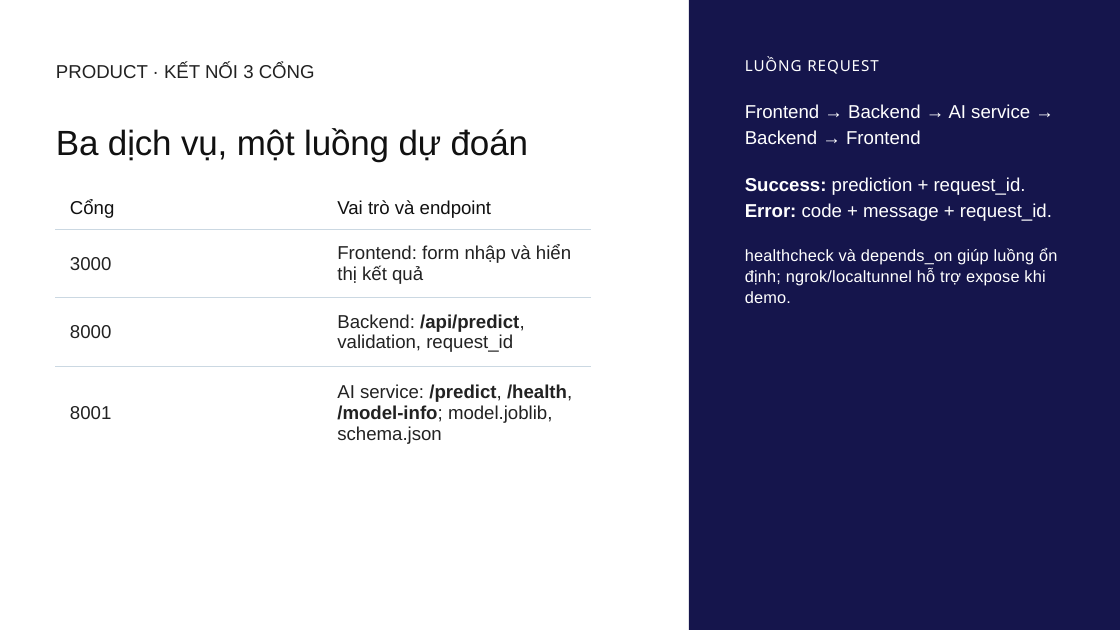
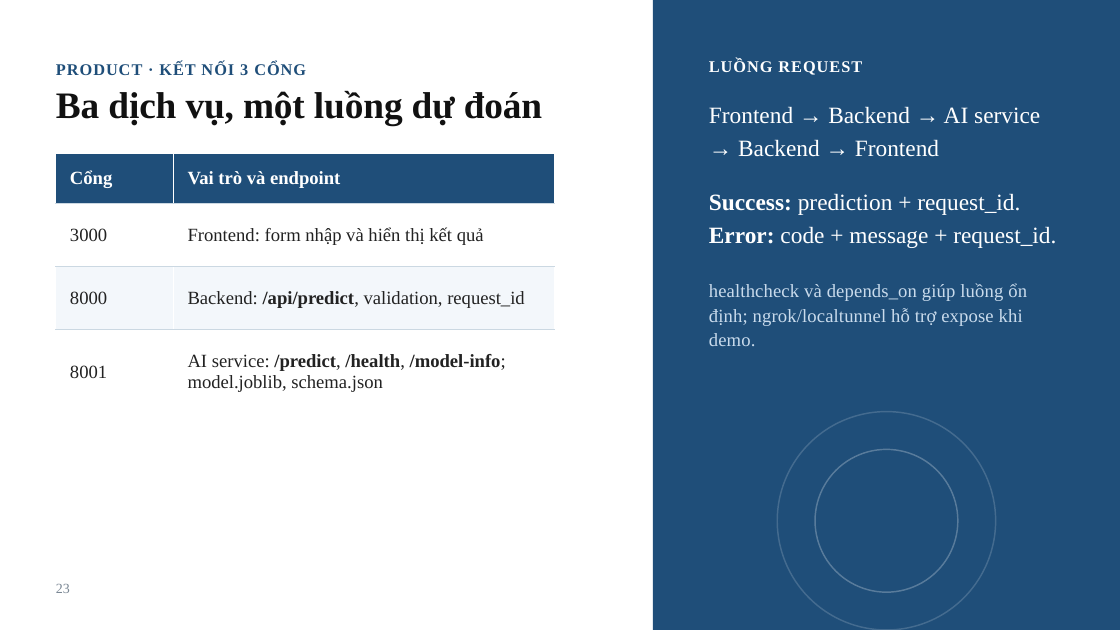
Before and after one commit to hiudz377/02_10123298_10123135_DuDoanKhaNangTrungTuyenSauDaiHoc, a slide deck: slide 23 of docs/slide.pptx. Drawn at 1120x630 pixels with LibreOffice and Linux fonts; fonts in the diff are those of the drawing; background and template pictures are left out. Boxes give left, top, right and bottom in pixels: in the first picture for what was removed or moved away, otherwise in the second. Text is boxed around its words. In the diff, an @@ line names an element or a change of style, - is before the commit and + after.

```diff
--- a/docs/slide.pptx
+++ b/docs/slide.pptx
@@ rectangle: place and size @@
-rectangle at <box>689,0,1120,630</box>
+rectangle at <box>653,0,1120,630</box>
@@ rectangle at <box>653,0,1120,630</box>: fill #15154C to #1F4E79 @@
@@ text "PRODUCT · KẾT NỐI 3 ..." at <box>56,62,306,75</box>: size 16 to 14 pt, font Arial to Times New Roman, text colour #222222 to #1F4E79, letter spacing 0 to 0.8 pt, bold on @@
@@ text "LUỒNG REQUEST": place and size @@
-text "LUỒNG REQUEST" at <box>745,57,878,74</box>
+text "LUỒNG REQUEST" at <box>709,59,862,75</box>
@@ text "LUỒNG REQUEST" at <box>709,59,862,75</box>: size 13 to 14 pt, font Noto Sans to Times New Roman, bold on @@
@@ text "Ba dịch vụ, một luồng ...": place and size @@
-text "Ba dịch vụ, một luồng ..." at <box>56,128,528,162</box>
+text "Ba dịch vụ, một luồng ..." at <box>56,90,542,125</box>
@@ text "Ba dịch vụ, một luồng ..." at <box>56,90,542,125</box>: size 30 to 32 pt, font Arial to Times New Roman, bold on @@
@@ text "Frontend → Backend → AI ...": place and size @@
-text "Frontend → Backend → AI ..." at <box>745,104,1052,221</box>
+text "Frontend → Backend → AI ..." at <box>709,106,1056,248</box>
@@ text "Frontend → Backend → AI ..." at <box>709,106,1056,248</box>: size 16 to 20 pt, font Arial to Times New Roman @@
@@ table at <box>56,153,555,413</box> @@
@@ fill none to #1F4E79 in row 1 @@
@@ fill none to #F3F7FB in row 3 @@
@@ font Arial to Times New Roman @@
@@ text colour #111111 to #FFFFFF, bold on in "Cổng", "Vai trò và endpoint" @@
@@ table: place and size @@
-table at <box>56,187,591,460</box>
+table at <box>56,153,555,413</box>
@@ text "healthcheck và depends_on giúp luồng ...": place and size @@
-text "healthcheck và depends_on giúp luồng ..." at <box>745,248,1057,303</box>
+text "healthcheck và depends_on giúp luồng ..." at <box>709,283,1027,346</box>
@@ text "healthcheck và depends_on giúp luồng ..." at <box>709,283,1027,346</box>: size 14 to 16 pt, font Arial to Times New Roman, text colour #FFFFFF to #C9DBEC @@
@@ ellipse added at <box>777,412,996,630</box>, outline #FFFFFF 1.25 pt @@
@@ ellipse added at <box>815,450,958,592</box>, outline #FFFFFF 1.25 pt @@
@@ page number added at <box>56,584,70,593</box>, 12 pt, text #7A8794 @@
+23
```
Also in this commit, not shown: 22 other slides changed.
